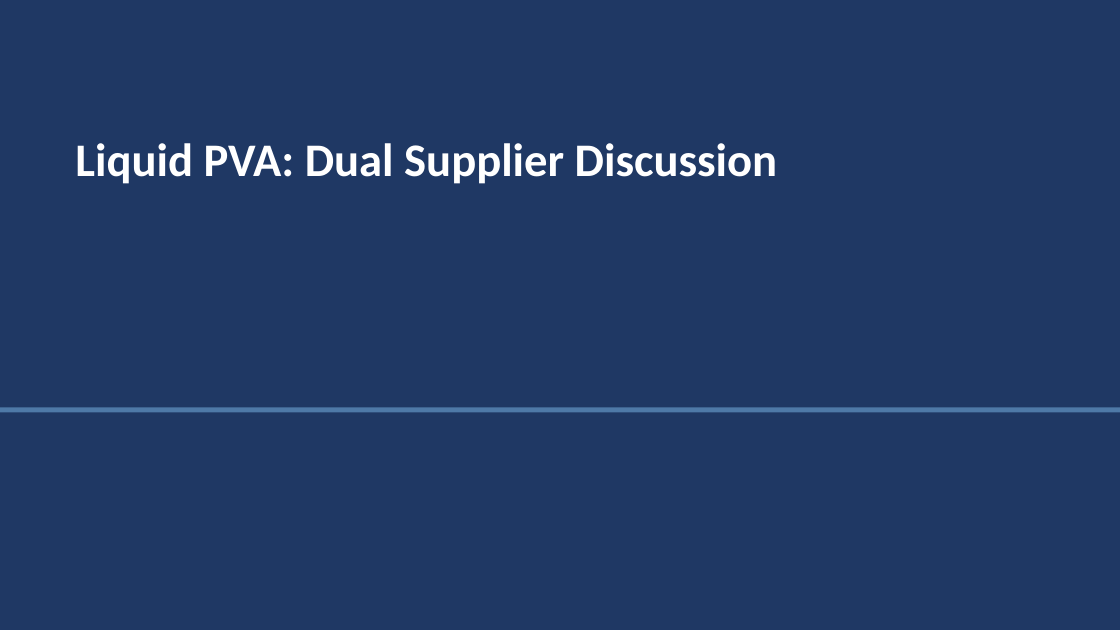
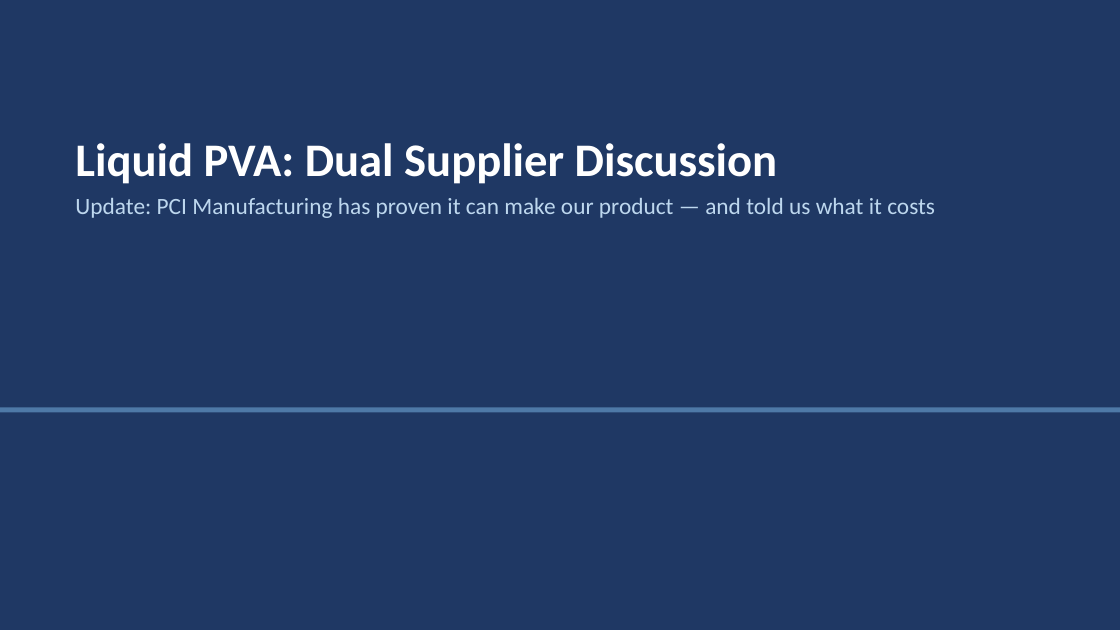
Before and after one commit to naviero1/Claude-Works, a slide deck: slide 1 of PVA second supplier initiative/PVA_Second_Supplier_Leadership_Deck_oscar-edit_2026-09-29.pptx. Drawn at 1120x630 pixels with LibreOffice and Linux fonts; fonts in the diff are those of the drawing. Boxes give left, top, right and bottom in pixels: in the first picture for what was removed or moved away, otherwise in the second. Text is boxed around its words. In the diff, an @@ line names an element or a change of style, - is before the commit and + after.

```diff
--- a/PVA second supplier initiative/PVA_Second_Supplier_Leadership_Deck_oscar-edit_2026-09-29.pptx
+++ b/PVA second supplier initiative/PVA_Second_Supplier_Leadership_Deck_oscar-edit_2026-09-29.pptx
@@ text at [75,198,935,218]: paragraph added @@
+Update: PCI Manufacturing has proven it can make our product — and told us what it costs
```
Also in this commit, not shown: 6 other slides changed, 1 other file.
